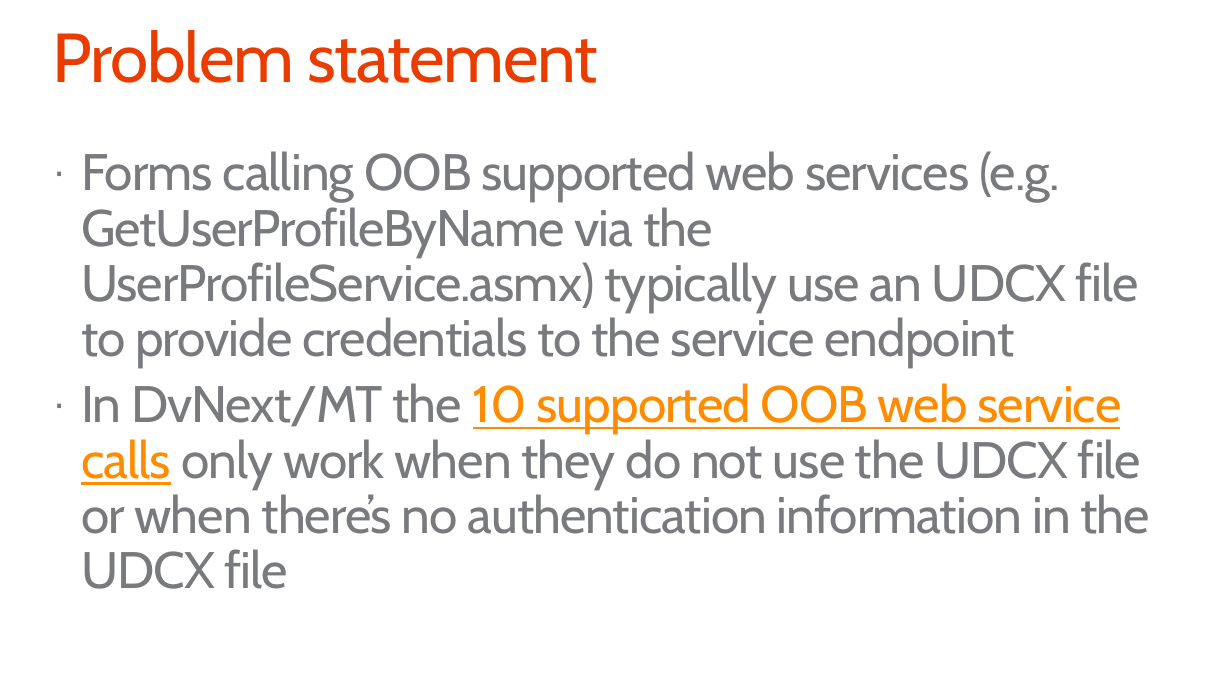
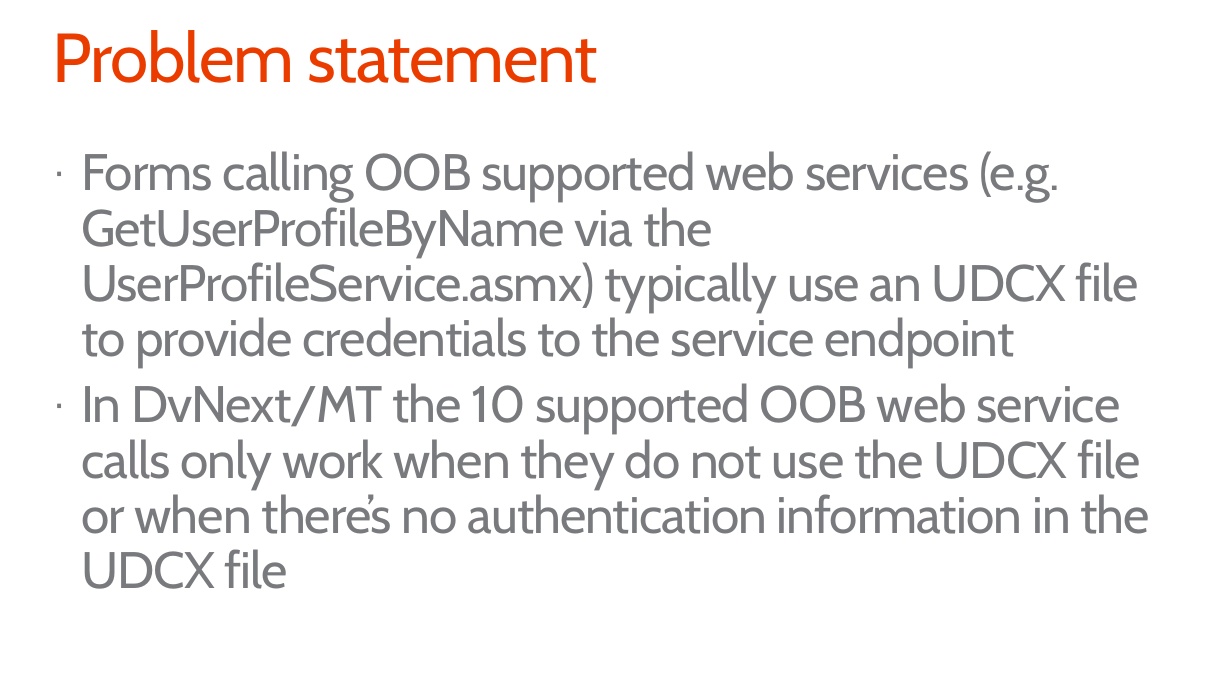
Before and after one commit to pnp/PnP-Transformation, a slide deck: slide 5 of InfoPath/Guidance/Decks/Office 365 JDP InfoPath - Post migration guidance.pptx. Drawn at 1232x693 pixels with LibreOffice and Linux fonts; fonts in the diff are those of the drawing; background and template pictures are left out. Boxes give left, top, right and bottom in pixels: in the first picture for what was removed or moved away, otherwise in the second. Text is boxed around its words. In the diff, an @@ line names an element or a change of style, - is before the commit and + after.

```diff
--- a/InfoPath/Guidance/Decks/Office 365 JDP InfoPath - Post migration guidance.pptx
+++ b/InfoPath/Guidance/Decks/Office 365 JDP InfoPath - Post migration guidance.pptx
@@ text at [81,383,1150,589]: text colour #FF8C00 to #797A7D, underline off in "10 supported OOB web service calls" @@
```
Also in this commit, not shown: 2 other slides changed, 8 slides added, 1 other file.
